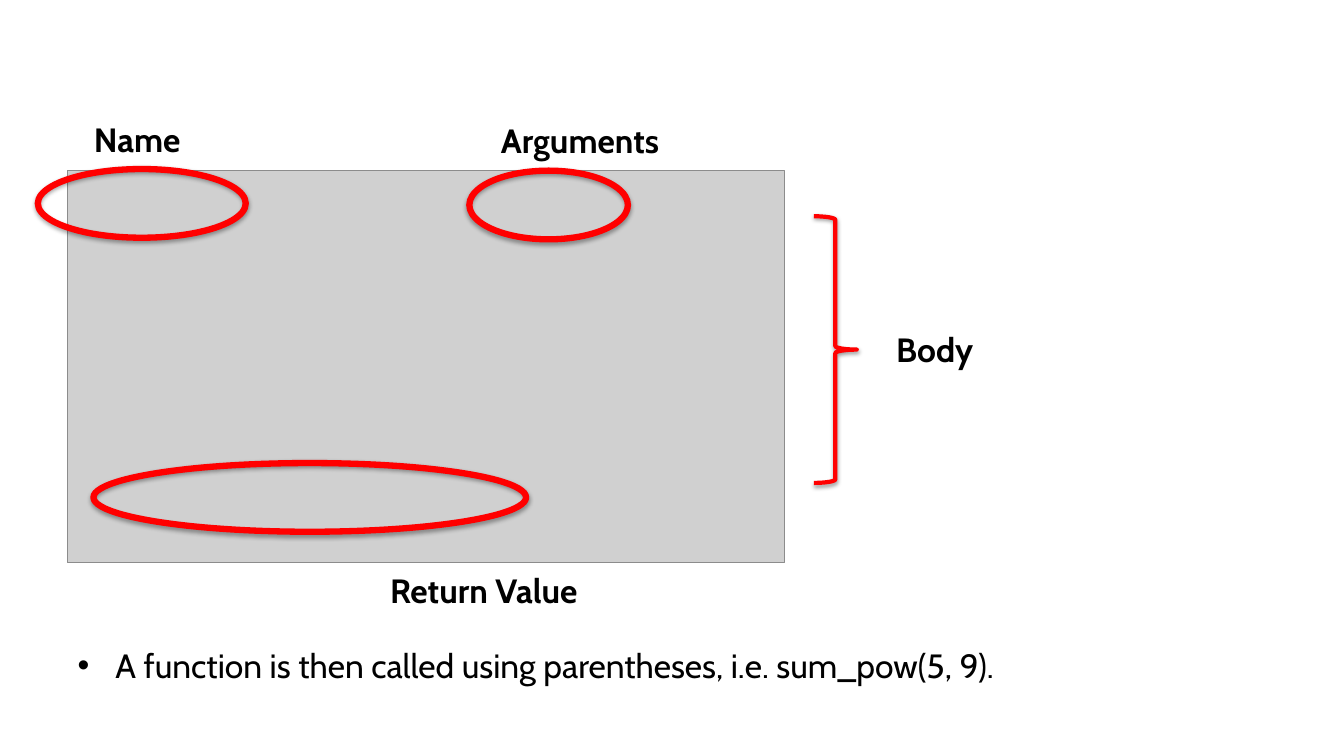
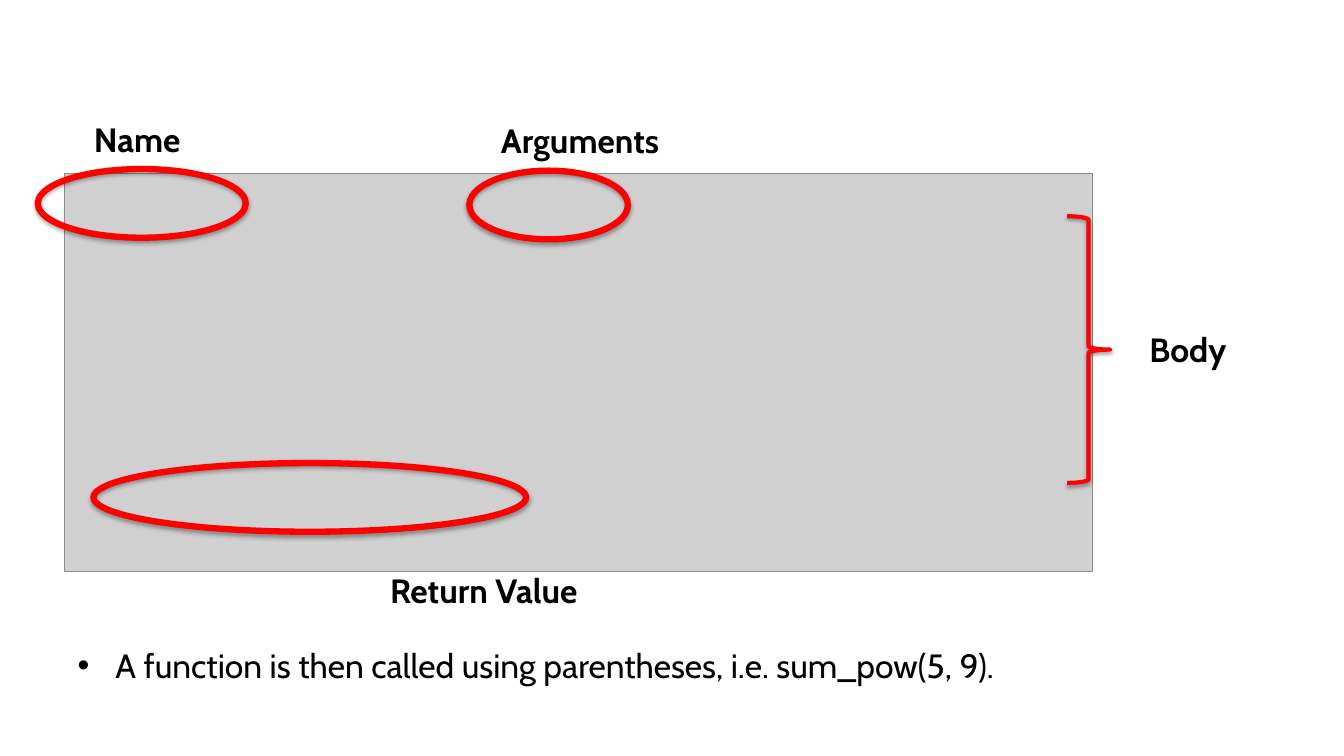
Before and after one commit to alxsrobert/intro_to_R_2022, a slide deck: slide 5 of session_2/SLIDES_introduction_to_R_2.pptx (slide 4 before the commit). Drawn at 1344x756 pixels with LibreOffice and Linux fonts; fonts in the diff are those of the drawing; grey boxes stand for pictures; background and template pictures are left out. Boxes give left, top, right and bottom in pixels: in the first picture for what was removed or moved away, otherwise in the second. Text is boxed around its words. In the diff, an @@ line names an element or a change of style, - is before the commit and + after.

Commit message:
Add slides on R functions and dplyr commands

```diff
--- a/session_2/SLIDES_introduction_to_R_2.pptx
+++ b/session_2/SLIDES_introduction_to_R_2.pptx
@@ picture: place and size @@
-picture at bbox=[68, 170, 785, 563]
+picture at bbox=[65, 173, 1093, 572]
@@ right brace: place and size @@
-right brace at bbox=[814, 217, 857, 484]
+right brace at bbox=[1068, 217, 1111, 484]
@@ text "Body": place and size @@
-text "Body" at bbox=[896, 336, 973, 370]
+text "Body" at bbox=[1149, 336, 1226, 370]
```
Also in this commit, not shown: 2 other slides changed, 1 slide added.
